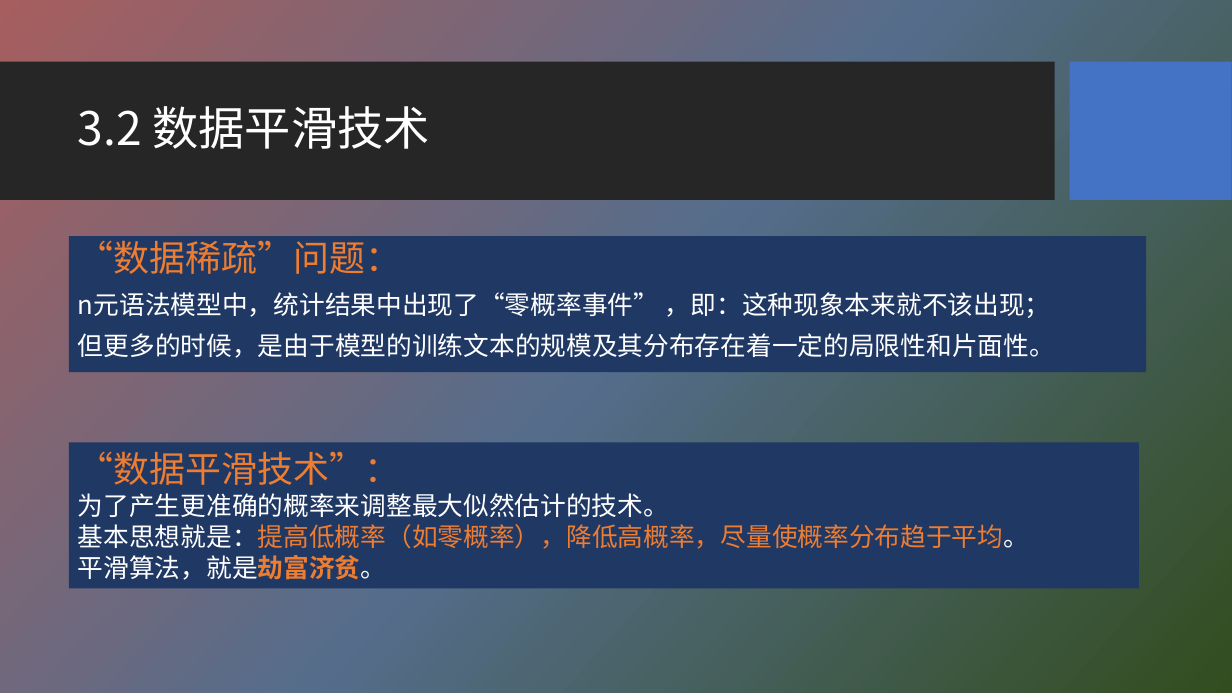
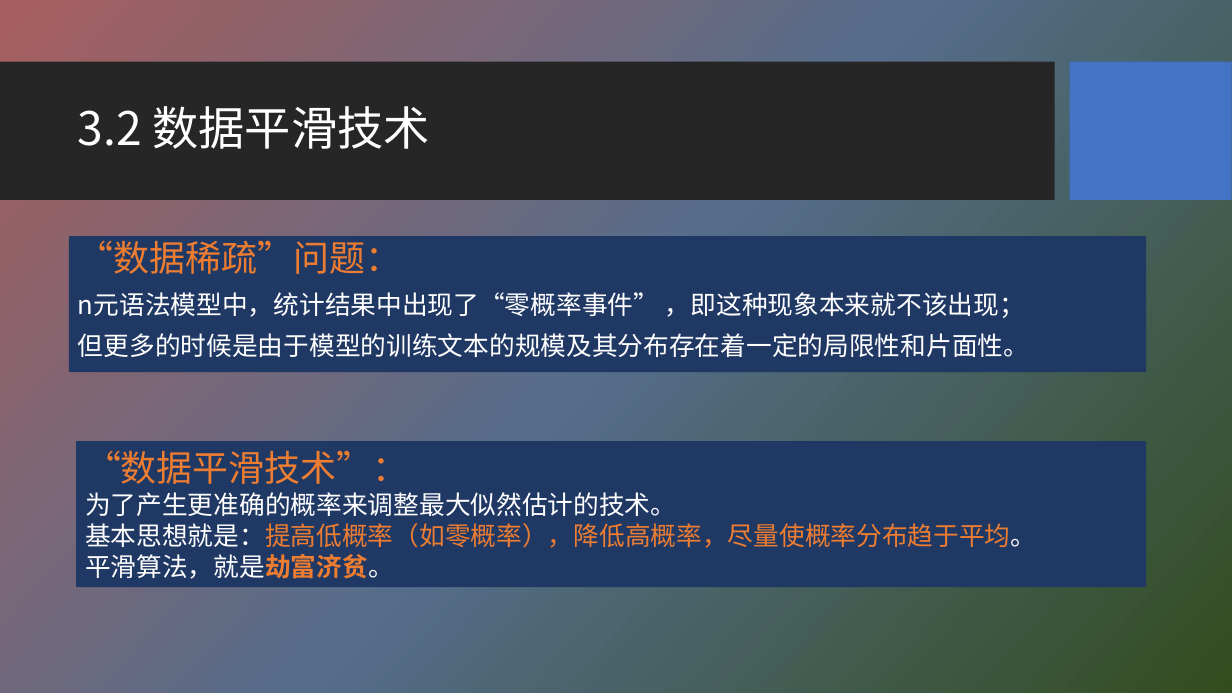
Before and after one commit to HBU/NLP_PPT, a slide deck: slide 10 of PPT-2020/ch03 n元语法模型.pptx. Drawn at 1232x693 pixels with LibreOffice and Linux fonts; fonts in the diff are those of the drawing; background and template pictures are left out. Boxes give left, top, right and bottom in pixels: in the first picture for what was removed or moved away, otherwise in the second. Text is boxed around its words. In the diff, an @@ line names an element or a change of style, - is before the commit and + after.

Commit message:
Revert "Update ch03 n元语法模型.pptx"
This reverts commit 7a9b5290114723d7778a172d68c5fb816535eb4e.

```diff
--- a/PPT-2020/ch03 n元语法模型.pptx
+++ b/PPT-2020/ch03 n元语法模型.pptx
@@ text at bbox=[78, 292, 1029, 357]: text changed @@
-n元语法模型中，统计结果中出现了“零概率事件” ，即：这种现象本来就不该出现；
-但更多的时候，是由于模型的训练文本的规模及其分布存在着一定的局限性和片面性。
+n元语法模型中，统计结果中出现了“零概率事件” ，即这种现象本来就不该出现；
+但更多的时候是由于模型的训练文本的规模及其分布存在着一定的局限性和片面性。
@@ rectangle "“数据平滑技术”：": place and size @@
-rectangle "“数据平滑技术”：" at bbox=[68, 443, 1139, 589]
+rectangle "“数据平滑技术”：" at bbox=[76, 441, 1146, 587]
```
Also in this commit, not shown: 16 other slides changed, 1 slide added.
